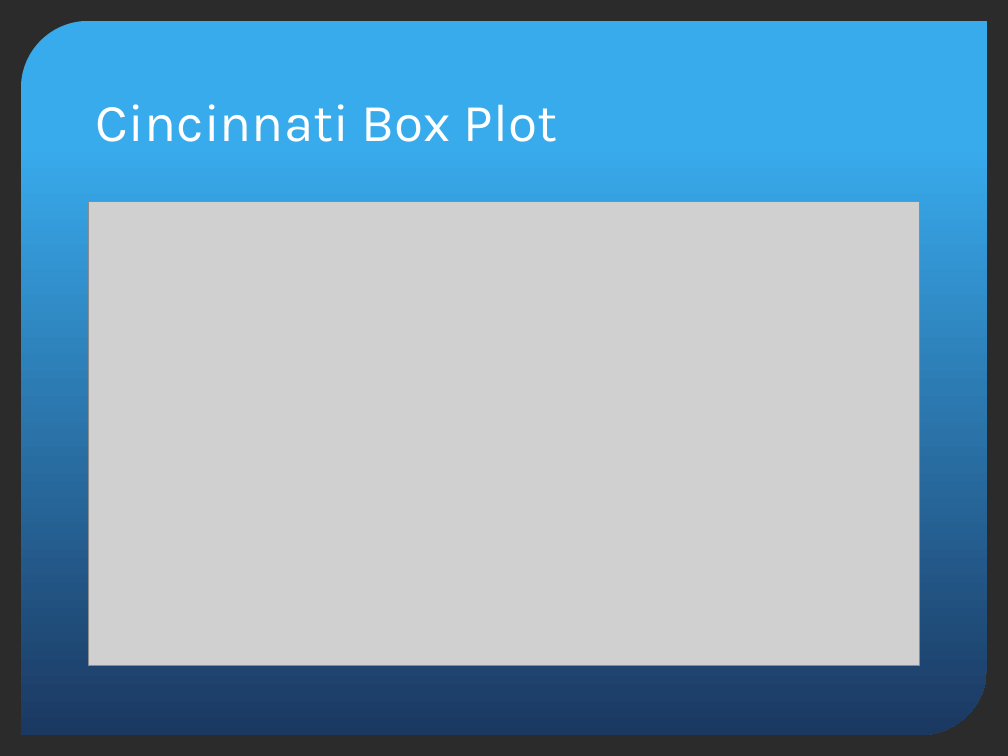
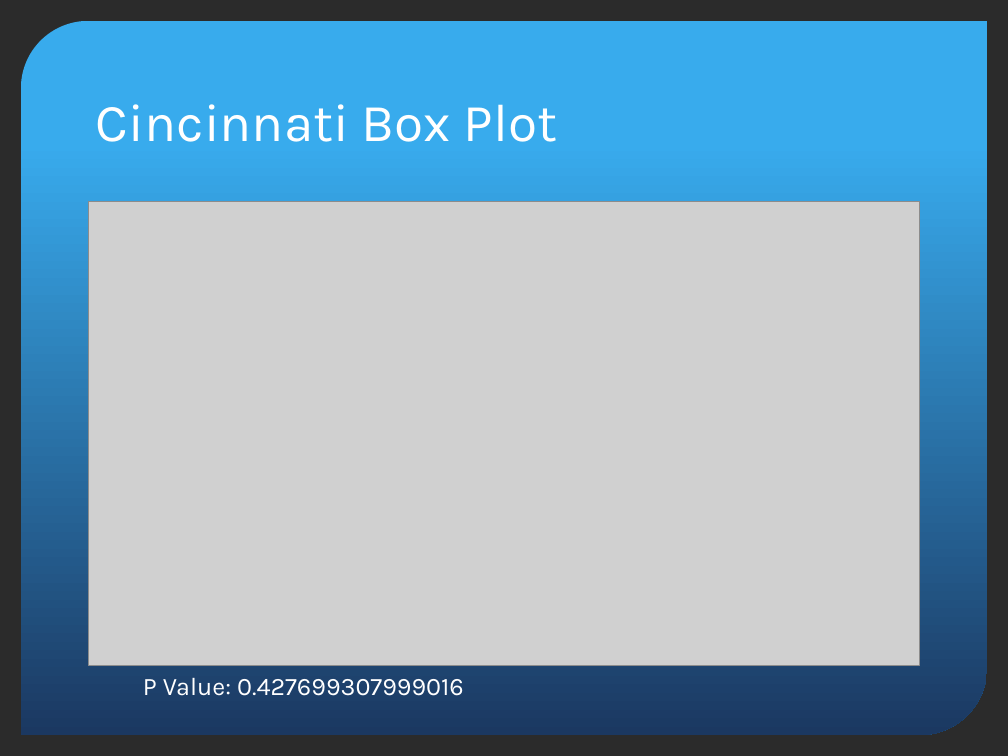
Before and after one commit to korto27/group_project_yelp, a slide deck: slide 9 of YelpProject.pptx (slide 10 before the commit). Drawn at 1008x756 pixels with LibreOffice and Linux fonts; fonts in the diff are those of the drawing; grey boxes stand for pictures; background and template pictures are left out; a plain dark background stands for a picture behind light text. Boxes give left, top, right and bottom in pixels: in the first picture for what was removed or moved away, otherwise in the second. Text is boxed around its words. In the diff, an @@ line names an element or a change of style, - is before the commit and + after.

```diff
--- a/YelpProject.pptx
+++ b/YelpProject.pptx
@@ text added at [143, 677, 464, 696], 18 pt, text #FFFFFF @@
+P Value: 0.427699307999016
```
Also in this commit, not shown: 7 other slides changed, 2 slides added.
